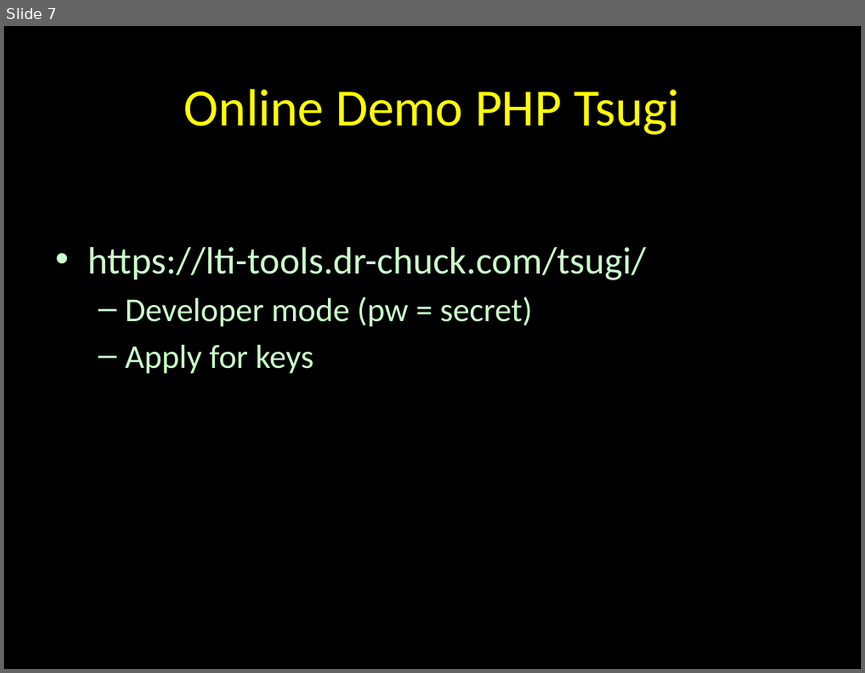
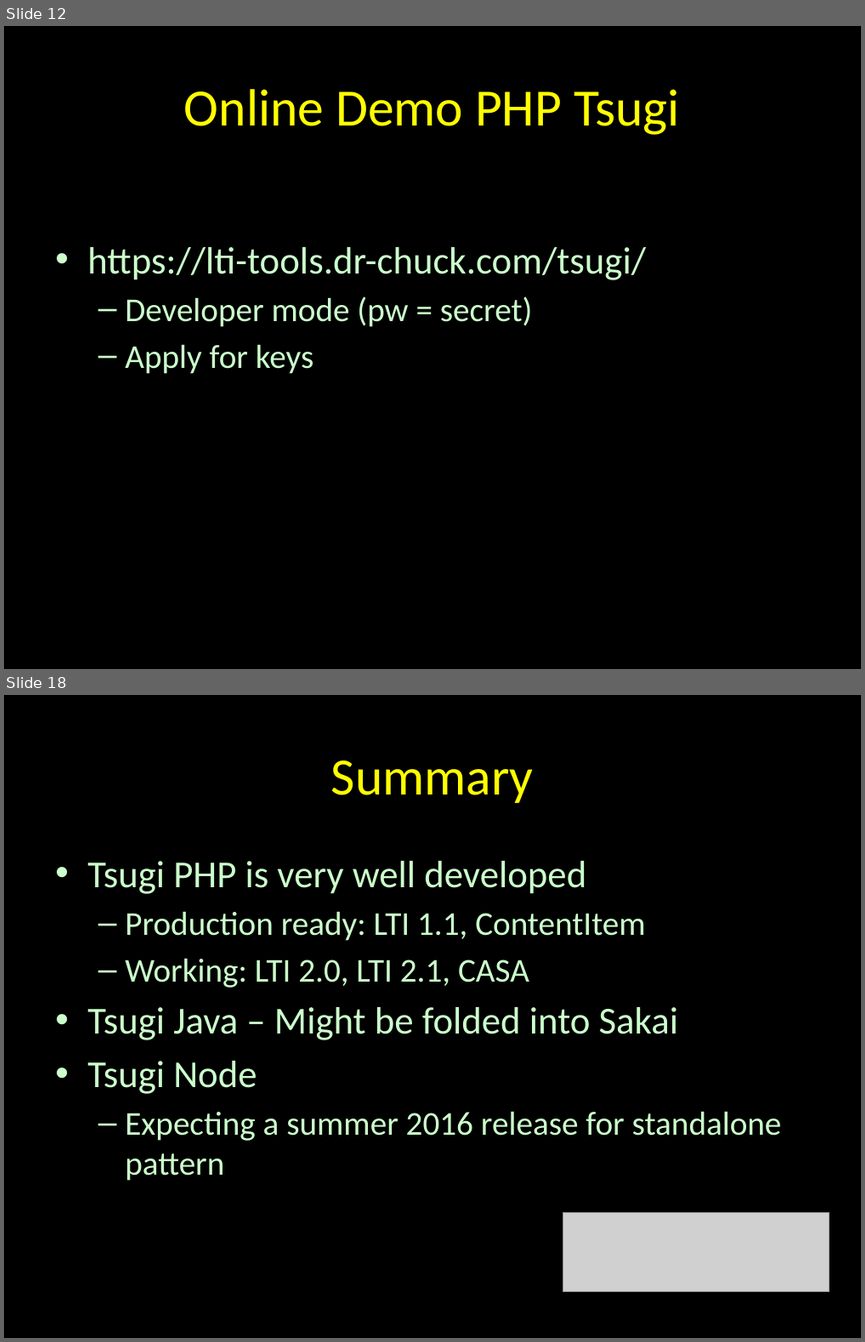
Before and after one commit to csev/tsugi-web, a slide deck: docs/lectures/00-Mini.pptx. Shown one above the other, each under a label of ours: slide 7 before the commit, slides 12 and 18 after it; the slides between them are not shown. The pictures are 865x673 and 865x1342 pixels, drawn with LibreOffice and Linux fonts; fonts in the diff are those of the drawing; grey boxes stand for pictures. Boxes give left, top, right and bottom in pixels: in the first picture for what was removed or moved away, otherwise in the second. Text is boxed around its words. In the diff, an @@ line names an element or a change of style, - is before the commit and + after.

```diff
--- a/docs/lectures/00-Mini.pptx
+++ b/docs/lectures/00-Mini.pptx
@@ slide 18 added at bbox=[4, 695, 861, 1338], background #000000 @@
@@ title added at bbox=[331, 760, 534, 803], 44 pt, text #FFFF00 @@
+Summary
@@ text added at bbox=[87, 861, 782, 1180], 28 pt, text #CCFFCC @@
+• Tsugi PHP is very well developed
+  – Production ready: LTI 1.1, ContentItem
+  – Working: LTI 2.0, LTI 2.1, CASA
+• Tsugi Java – Might be folded into Sakai
+• Tsugi Node
+  – Expecting a summer 2016 release for standalone pattern
@@ picture added at bbox=[562, 1213, 828, 1292] @@
@@ what was slide 7 is now slide 12 @@
```
Also in this commit, not shown: 3 slides changed, 9 other slides added, 1 slide removed, 2 other files.
